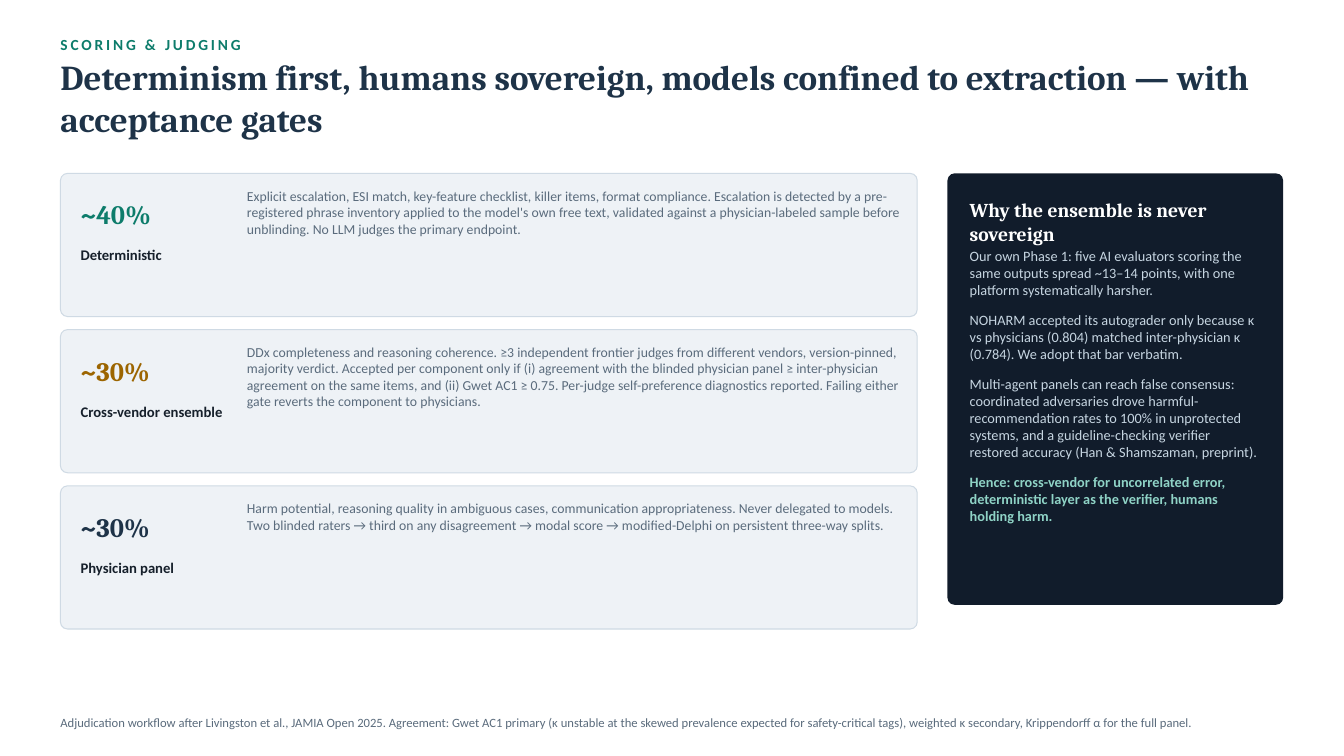
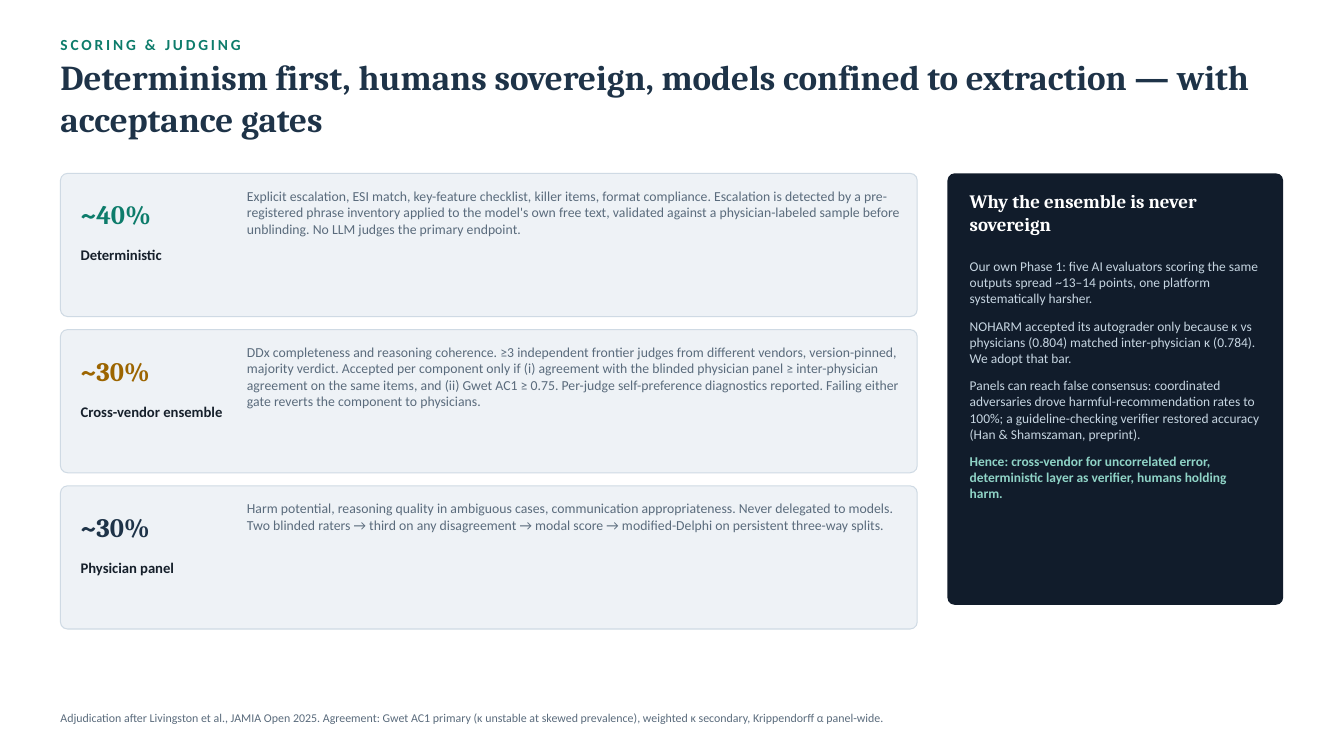
Before and after one commit to SanjaySrivatsa5172/AI-MEDICAL-INFORMATION-STANDARDS-AMIS-, a slide deck: slide 6 of docs/Triage_Benchmark_Technical_Review.pptx. Drawn at 1344x756 pixels with LibreOffice and Linux fonts; fonts in the diff are those of the drawing. Boxes give left, top, right and bottom in pixels: in the first picture for what was removed or moved away, otherwise in the second. Text is boxed around its words. In the diff, an @@ line names an element or a change of style, - is before the commit and + after.

```diff
--- a/docs/Triage_Benchmark_Technical_Review.pptx
+++ b/docs/Triage_Benchmark_Technical_Review.pptx
@@ text "Why the ensemble is never ..." at (970,195,1197,235): size 14 to 13.5 pt; vertical alignment middle to top @@
@@ text at (970,261,1260,498): text changed; size 10.2 to 9.6 pt @@
-Our own Phase 1: five AI evaluators scoring the same outputs spread ~13–14 points, with one platform systematically harsher.
-NOHARM accepted its autograder only because κ vs physicians (0.804) matched inter-physician κ (0.784). We adopt that bar verbatim.
-Multi-agent panels can reach false consensus: coordinated adversaries drove harmful-recommendation rates to 100% in unprotected systems, and a guideline-checking verifier restored accuracy (Han & Shamszaman, preprint).
-Hence: cross-vendor for uncorrelated error, deterministic layer as the verifier, humans holding harm.
+Our own Phase 1: five AI evaluators scoring the same outputs spread ~13–14 points, one platform systematically harsher.
+NOHARM accepted its autograder only because κ vs physicians (0.804) matched inter-physician κ (0.784). We adopt that bar.
+Panels can reach false consensus: coordinated adversaries drove harmful-recommendation rates to 100%; a guideline-checking verifier restored accuracy (Han & Shamszaman, preprint).
+Hence: cross-vendor for uncorrelated error, deterministic layer as verifier, humans holding harm.
@@ text at (60,713,883,724): text changed; size 9 to 8.5 pt @@
-Adjudication workflow after Livingston et al., JAMIA Open 2025. Agreement: Gwet AC1 primary (κ unstable at the skewed prevalence expected for safety-critical tags), weighted κ secondary, Krippendorff α for the full panel.
+Adjudication after Livingston et al., JAMIA Open 2025. Agreement: Gwet AC1 primary (κ unstable at skewed prevalence), weighted κ secondary, Krippendorff α panel-wide.
```
Also in this commit, not shown: 8 other slides changed.
